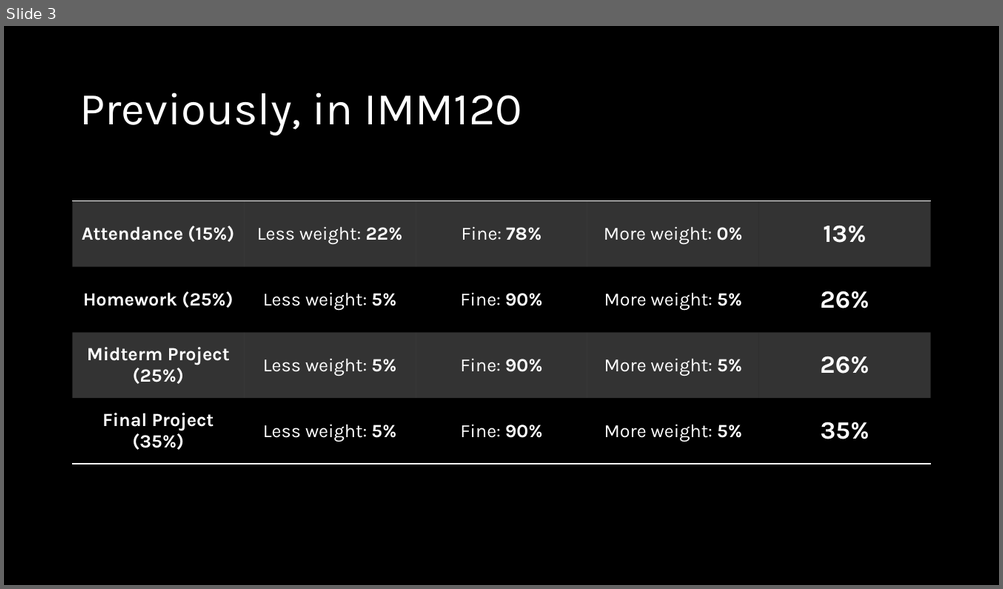
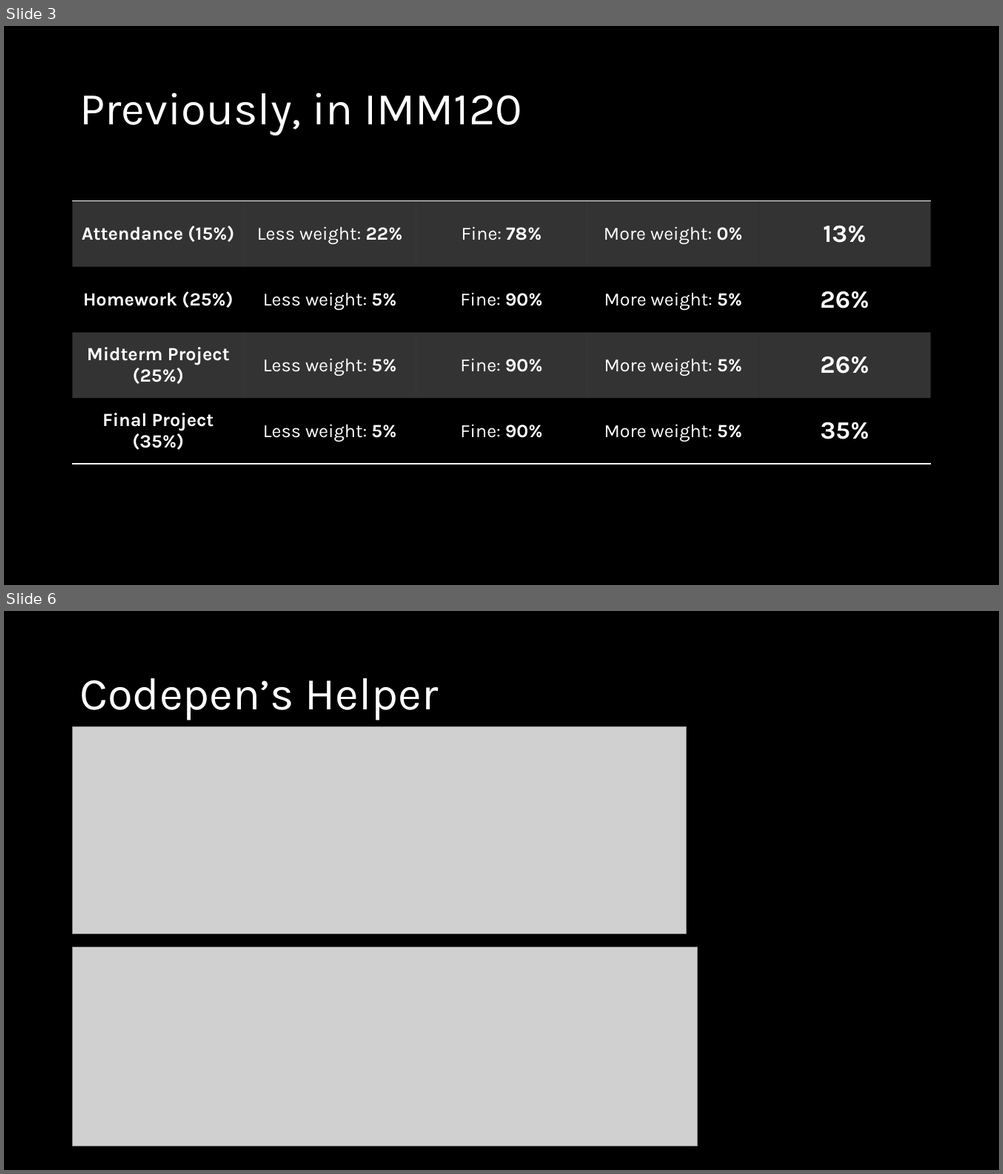
Before and after one commit to crhallberg/IMM120, a slide deck: Presentations/Sept 11 - Class 2.pptx. Shown one above the other, each under a label of ours: slide 3 before the commit, slides 3 and 6 after it; the slides between them are not shown. The pictures are 1003x589 and 1003x1174 pixels, drawn with LibreOffice and Linux fonts; fonts in the diff are those of the drawing; grey boxes stand for pictures. Boxes give left, top, right and bottom in pixels: in the first picture for what was removed or moved away, otherwise in the second. Text is boxed around its words. In the diff, an @@ line names an element or a change of style, - is before the commit and + after.

```diff
--- a/Presentations/Sept 11 - Class 2.pptx
+++ b/Presentations/Sept 11 - Class 2.pptx
@@ slide 6 added at [4, 611, 999, 1170], background #000000 @@
@@ title added at [79, 678, 438, 721], 44 pt, text #FFFFFF @@
+Codepen’s Helper
@@ picture added at [73, 727, 687, 934] @@
@@ picture added at [73, 948, 698, 1147] @@
```
Also in this commit, not shown: 13 other slides added, 3 other files.
